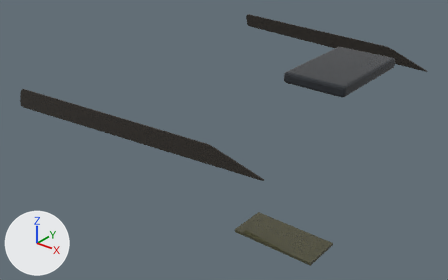
Two versions of the FBX model Inputs/j22-hero/fbx/SM_J22H_Glass.fbx, one commit apart.
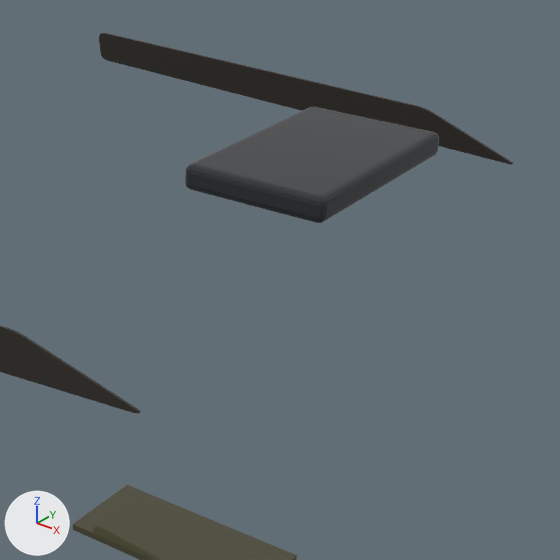
Each version is shown whole from a 50 mm lens placed at (2.287, -2.555, 1.947), pointed at (0.31, -0.083, 0.414), then close up on the part from 45% to 100% of the width and 0% to 88% of the height. Lighting does not change. The marker at lower left points along +X, +Y and +Z. The last two pictures show the newer version. Where no turn or scale is listed for an object, it has been applied to the vertices.

The first close-up shows 'SM_J22H_Glass'.
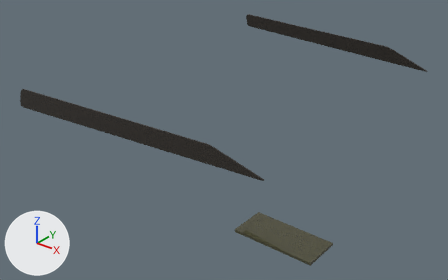
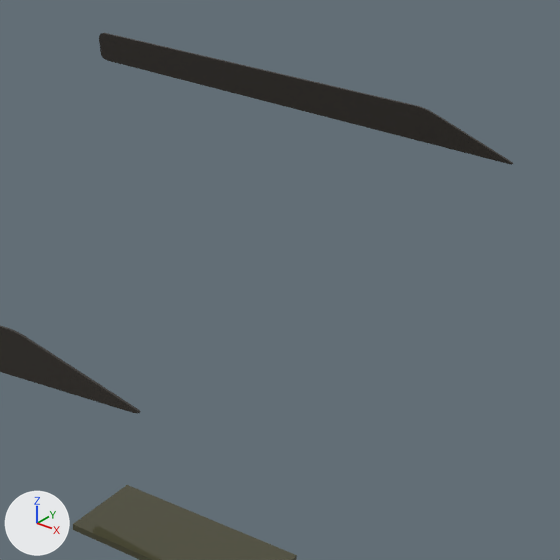
Pixel boxes (x1, y1, x2, y2) of what changed, in the close-ups (560 x 560 px):
part 1 of me_sm_j22h_glass, deleted: before (185, 107, 439, 223)

Diff of the bpy script that builds the scene:
```diff
--- a/Inputs/j22-hero/fbx/SM_J22H_Glass.fbx.py
+++ b/Inputs/j22-hero/fbx/SM_J22H_Glass.fbx.py
@@ me_sm_j22h_glass @@
 # used by ob_sm_j22h_glass; location = (0.0, 0.0, 0.0)
-me_sm_j22h_glass.from_pydata(...)  # 184 vertices, 148 faces; spans x -0.3..1.12, y -0.95..0.95, z -0.14..0.98
+me_sm_j22h_glass.from_pydata(...)  # 88 vertices, 50 faces; spans x -0.3..1.09, y -0.95..0.95, z -0.14..0.84
+# me_sm_j22h_glass part 1: the loose piece of 96 vertices spanning x 0.8..1.12, y -0.26..0.26, z 0.92..0.98 is deleted
 me_sm_j22h_glass.materials.append(mat_waterbilge)
-me_sm_j22h_glass.materials.append(mat_hatchacrylic)  # dark grey #2a2e33
 me_sm_j22h_glass.materials.append(mat_portlightacrylic)
```
